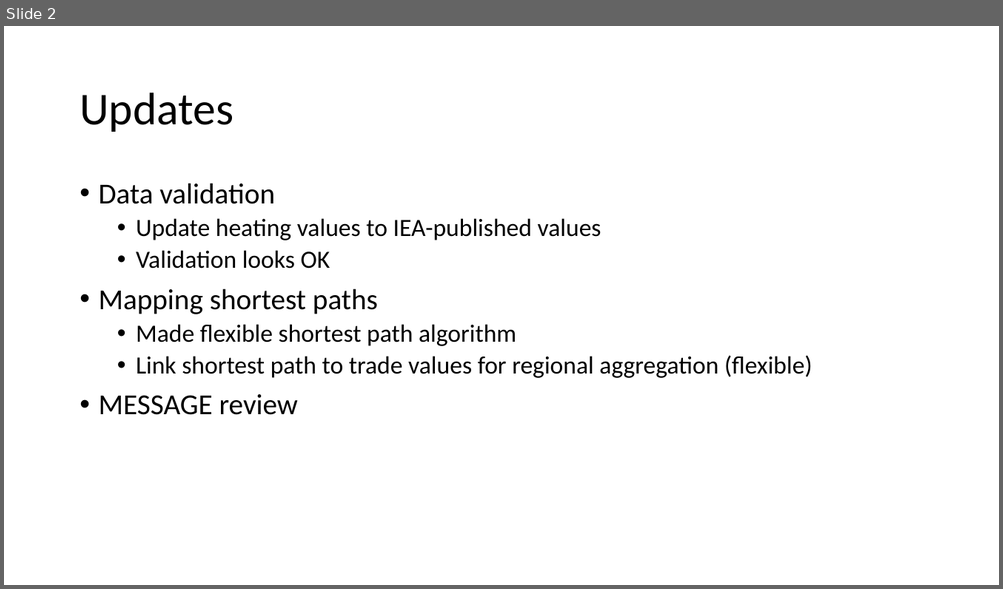
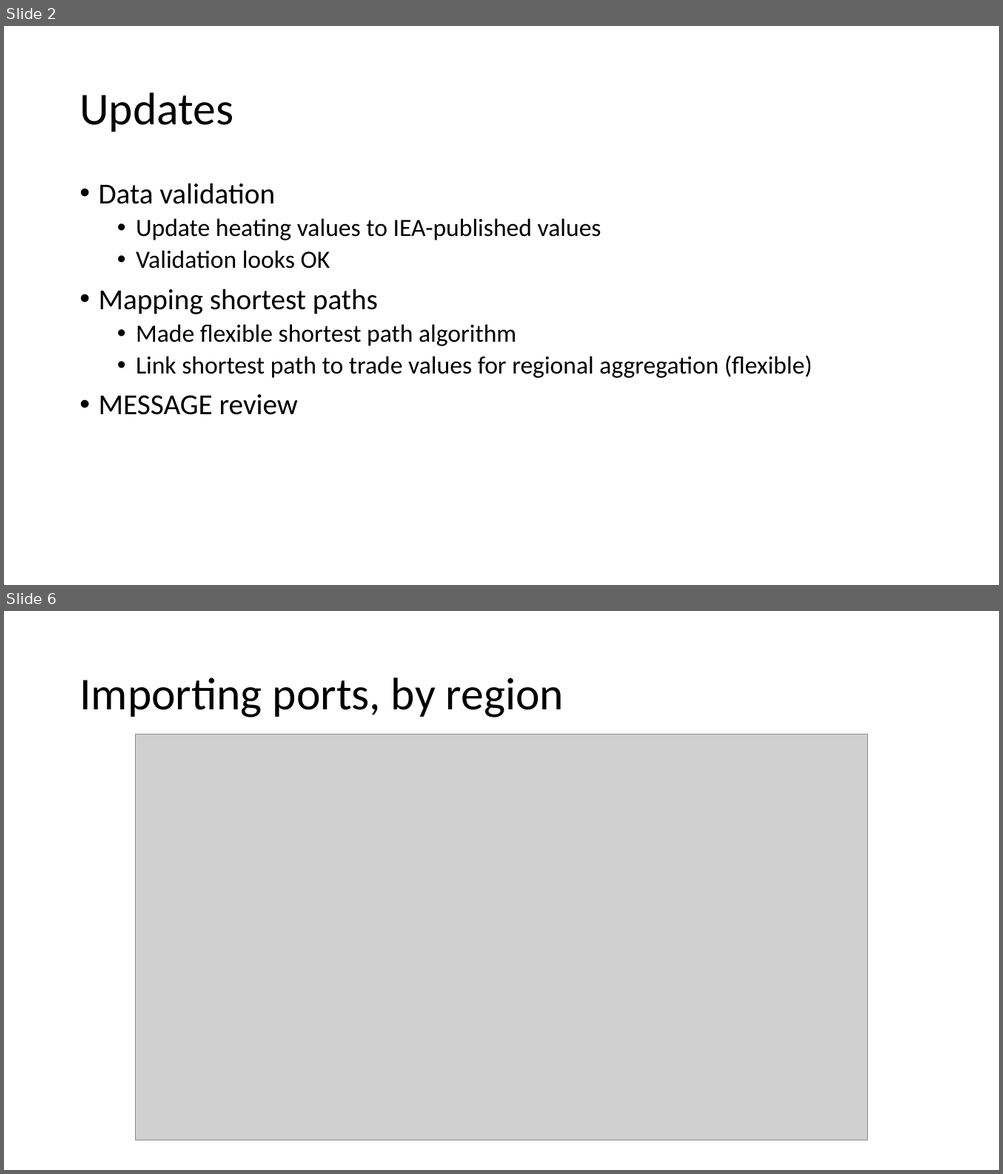
Before and after one commit to junukitashepard/message_trade, a slide deck: presentations/Update_2019-06-18.pptx. Shown one above the other, each under a label of ours: slide 2 before the commit, slides 2 and 6 after it; the slides between them are not shown. The pictures are 1003x589 and 1003x1174 pixels, drawn with LibreOffice and Linux fonts; fonts in the diff are those of the drawing; grey boxes stand for pictures. Boxes give left, top, right and bottom in pixels: in the first picture for what was removed or moved away, otherwise in the second. Text is boxed around its words. In the diff, an @@ line names an element or a change of style, - is before the commit and + after.

```diff
--- a/presentations/Update_2019-06-18.pptx
+++ b/presentations/Update_2019-06-18.pptx
@@ slide 6 added at [4, 611, 999, 1170], background #FFFFFF @@
@@ title added at [79, 678, 563, 718], 44 pt, text #000000 @@
+Importing ports, by region
@@ picture added at [135, 734, 868, 1141] @@
```
Also in this commit, not shown: 3 other slides added, 1 slide removed, 24 other files.
